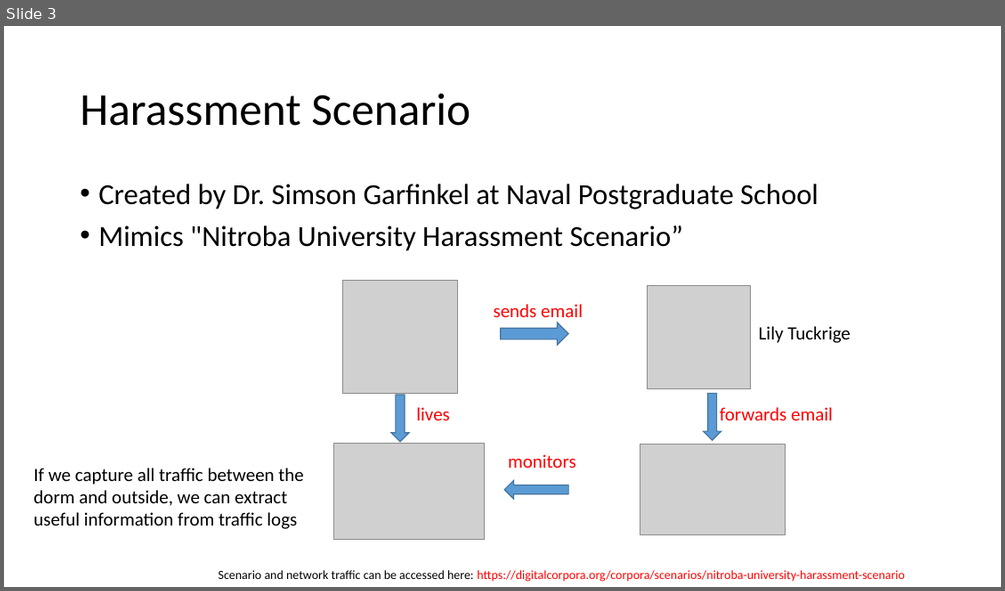
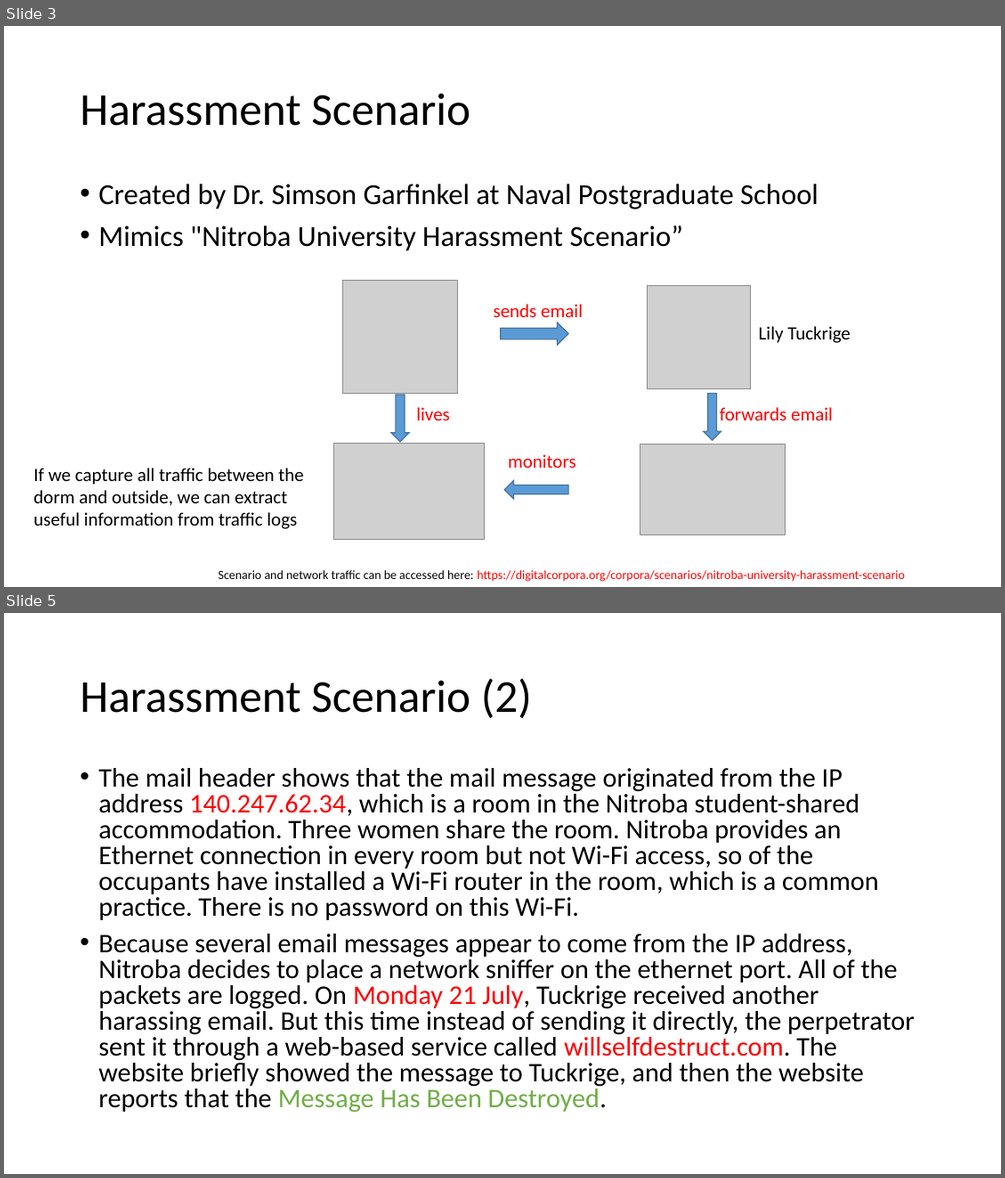
Before and after one commit to frankwxu/digital-forensics-lab, a slide deck: Email_Harassment/0_Investigate_Harassment_Email_Wireshark.pptx. Shown one above the other, each under a label of ours: slide 3 before the commit, slides 3 and 5 after it; the slides between them are not shown. The pictures are 1005x591 and 1005x1178 pixels, drawn with LibreOffice and Linux fonts; fonts in the diff are those of the drawing; grey boxes stand for pictures; background and template pictures are left out. Boxes give left, top, right and bottom in pixels: in the first picture for what was removed or moved away, otherwise in the second. Text is boxed around its words. In the diff, an @@ line names an element or a change of style, - is before the commit and + after.

Commit message:
Improved Email Harassment with tshark investigation

```diff
--- a/Email_Harassment/0_Investigate_Harassment_Email_Wireshark.pptx
+++ b/Email_Harassment/0_Investigate_Harassment_Email_Wireshark.pptx
@@ slide 5 added at <box>4,613,1001,1174</box>, background #FFFFFF @@
@@ title added at <box>80,678,532,718</box>, 44 pt, text #000000 @@
+Harassment Scenario (2)
@@ text added at <box>98,768,914,1111</box>, 25.9 pt, text #000000 @@
+• The mail header shows that the mail message originated from the IP address 140.247.62.34, which is a room in the Nitroba student-shared accommodation. Three women share the room. Nitroba provides an Ethernet connection in every room but not Wi-Fi access, so of the occupants have installed a Wi-Fi router in the room, which is a common practice. There is no password on this Wi-Fi.
+• Because several email messages appear to come from the IP address, Nitroba decides to place a network sniffer on the ethernet port. All of the packets are logged. On Monday 21 July, Tuckrige received another harassing email. But this time instead of sending it directly, the perpetrator sent it through a web-based service called willselfdestruct.com. The website briefly showed the message to Tuckrige, and then the website reports that the Message Has Been Destroyed.
```
Also in this commit, not shown: 3 slides changed, 2 other slides added.
